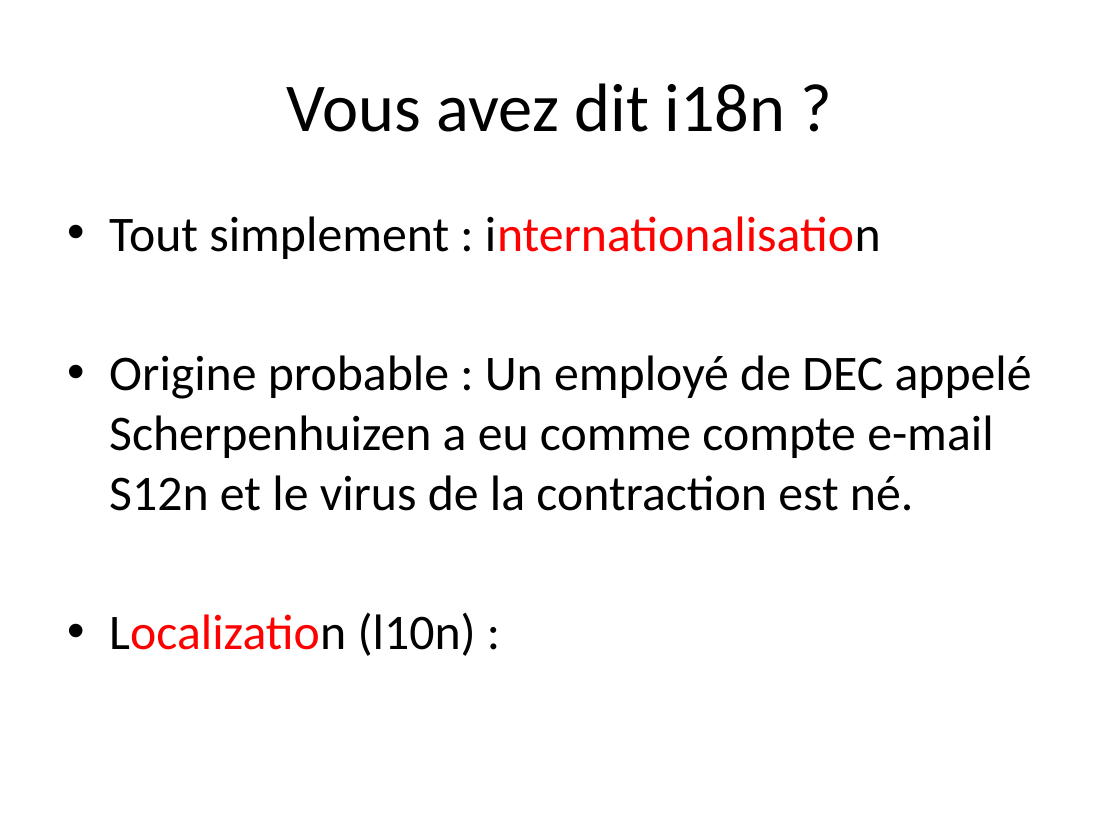
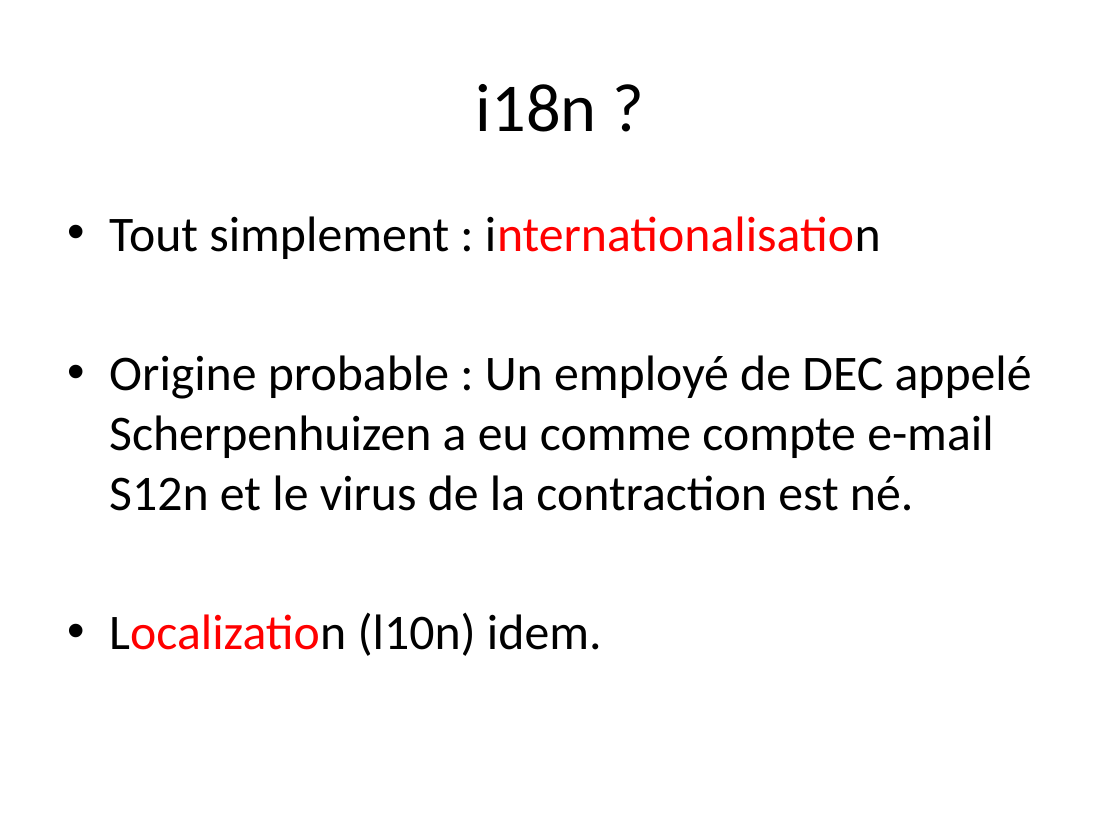
Before and after one commit to dbaeli/ez18n, a slide deck: slide 3 of ez18n-slides/ez18n_theorie.pptx (slide 2 before the commit). Drawn at 1120x840 pixels with LibreOffice and Linux fonts; fonts in the diff are those of the drawing; background and template pictures are left out. Boxes give left, top, right and bottom in pixels: in the first picture for what was removed or moved away, otherwise in the second. Text is boxed around its words. In the diff, an @@ line names an element or a change of style, - is before the commit and + after.

```diff
--- a/ez18n-slides/ez18n_theorie.pptx
+++ b/ez18n-slides/ez18n_theorie.pptx
@@ title at <box>476,84,597,132</box>: text changed @@
-Vous avez dit i18n ?
+i18n ?
@@ text at <box>109,612,602,656</box>: text changed; text colour #FF0000 to #000000 @@
-• Localization (l10n) :
+• Localization (l10n) idem.
```
Also in this commit, not shown: 3 other slides changed, 9 slides added, 1 slide removed, 3 other files.
